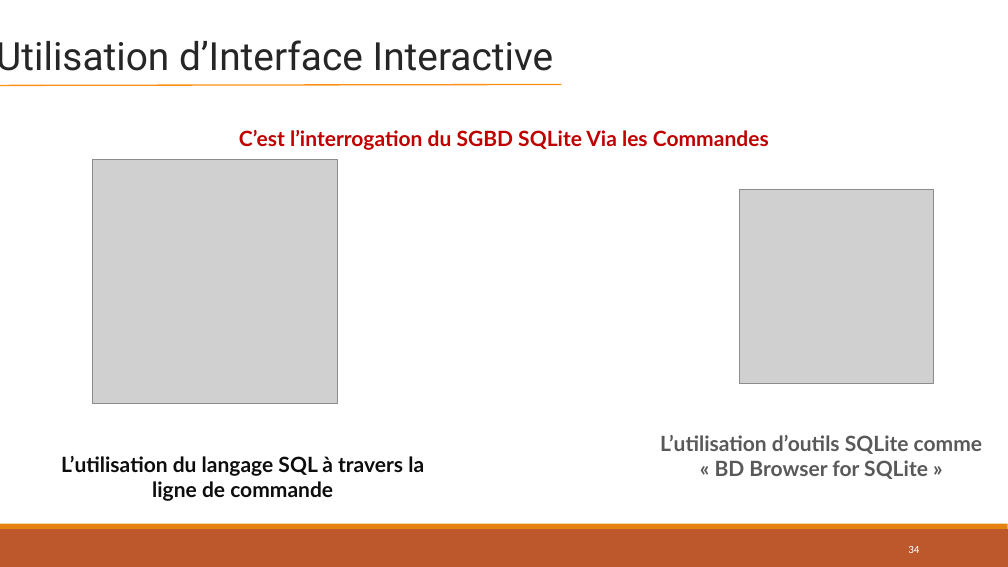
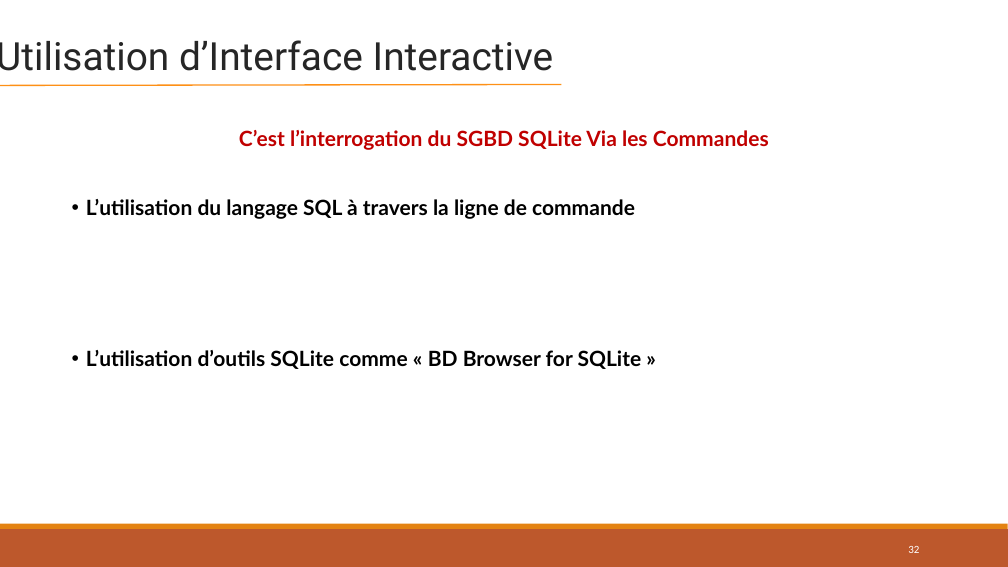
Before and after one commit to lahcenrahlaoui/Wingardium_Leviosaaaa, a slide deck: slide 32 of Presentation-projet-SQLite (1) - Copy.pptx (slide 34 before the commit). Drawn at 1008x567 pixels with LibreOffice and Linux fonts; fonts in the diff are those of the drawing; grey boxes stand for pictures. Boxes give left, top, right and bottom in pixels: in the first picture for what was removed or moved away, otherwise in the second. Text is boxed around its words. In the diff, an @@ line names an element or a change of style, - is before the commit and + after.

```diff
--- a/Presentation-projet-SQLite (1) - Copy.pptx
+++ b/Presentation-projet-SQLite (1) - Copy.pptx
@@ picture removed at box(93, 159, 338, 404) @@
@@ text "L’utilisation du langage SQL à ...": place and size @@
-text "L’utilisation du langage SQL à ..." at box(61, 456, 424, 501)
+text "L’utilisation du langage SQL à ..." at box(86, 199, 642, 369)
@@ text at box(86, 199, 635, 219): text colour #0D0D0D to #000000 in "L’utilisation du langage SQL à travers la ..."; alignment centre to left; bullet none to • @@
@@ picture removed at box(740, 189, 935, 383) @@
@@ text at box(86, 350, 642, 369): paragraph added @@
+• L’utilisation d’outils SQLite comme « BD Browser for SQLite »
@@ text removed at box(660, 435, 982, 479) @@
-L’utilisation d’outils SQLite comme « BD Browser for SQLite »
@@ page number at box(908, 546, 919, 553): text changed @@
-34
+32
```
Also in this commit, not shown: 1 other slide changed, 3 slides added, 6 slides removed.
